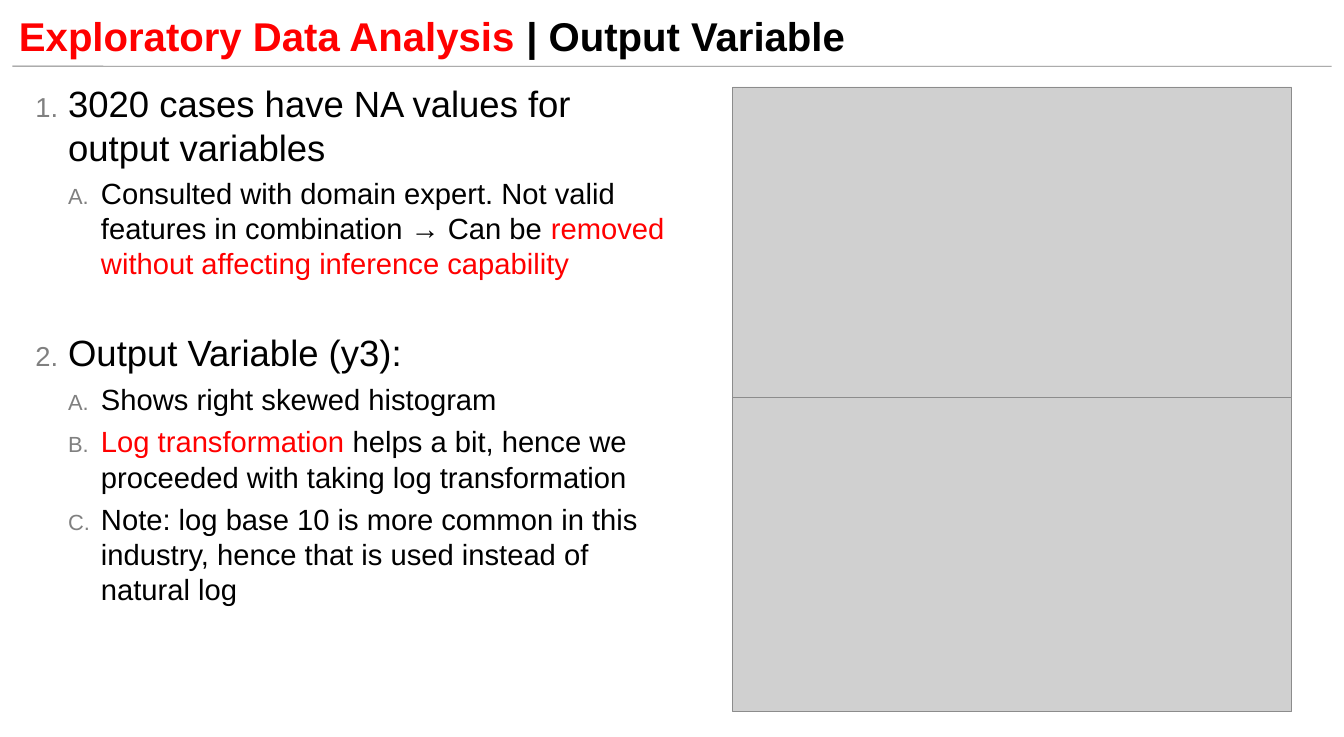
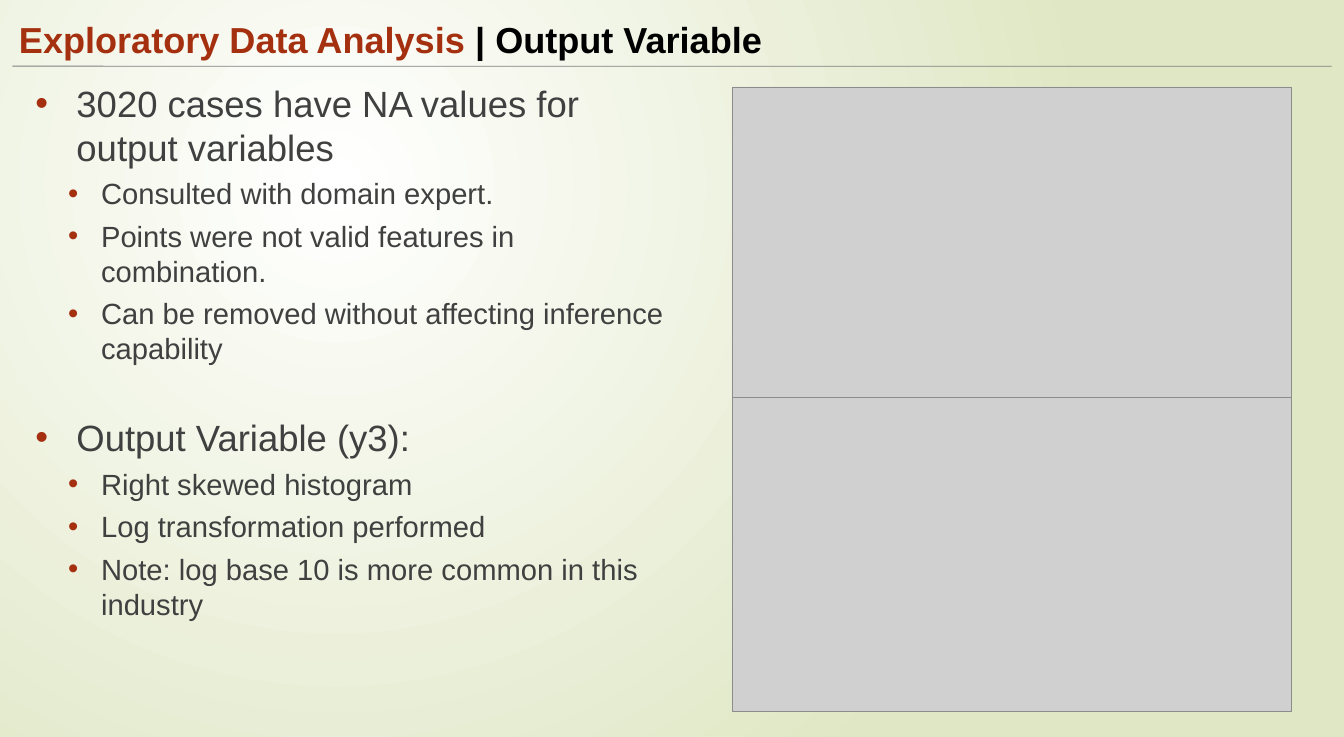
Before and after one commit to ngupta23/DS6372-PredictingPerformanceIntegratedCircuits1, a slide deck: slide 6 of Presentation/MSDS6372_Project1_Presentation.pptx. Drawn at 1344x737 pixels with LibreOffice and Linux fonts; fonts in the diff are those of the drawing; grey boxes stand for pictures. Boxes give left, top, right and bottom in pixels: in the first picture for what was removed or moved away, otherwise in the second. Text is boxed around its words. In the diff, an @@ line names an element or a change of style, - is before the commit and + after.

```diff
--- a/Presentation/MSDS6372_Project1_Presentation.pptx
+++ b/Presentation/MSDS6372_Project1_Presentation.pptx
@@ background #FFFFFF to gradient #FFFFFF to #DFE8C4 @@
@@ title "Exploratory Data Analysis | Output ..." at [19, 26, 761, 60]: size 44 to 39.6 pt; text colour #FF0000 to #A53010 in "Exploratory Data Analysis"; line spacing 0.85 to 1 @@
@@ text at [76, 90, 579, 459]: text colour #000000 to #404040 in "3020 cases have NA values for output ...", "Output Variable (y3):"; bullet 1. to •; bullet colour #808080 to #A53010 @@
@@ text at [101, 183, 663, 365]: text changed; text colour #000000 to #404040 @@
-  A. Consulted with domain expert. Not valid features in combination → Can be removed without affecting inference capability
+  • Consulted with domain expert.
+  • Points were not valid features in combination.
+  • Can be removed without affecting inference capability
@@ text at [101, 474, 637, 621]: text changed; text colour #000000 to #404040 @@
-  A. Shows right skewed histogram
-  B. Log transformation helps a bit, hence we proceeded with taking log transformation
-  C. Note: log base 10 is more common in this industry, hence that is used instead of natural log
+  • Right skewed histogram
+  • Log transformation performed
+  • Note: log base 10 is more common in this industry
```
Also in this commit, not shown: 20 other slides changed, 25 other files.
